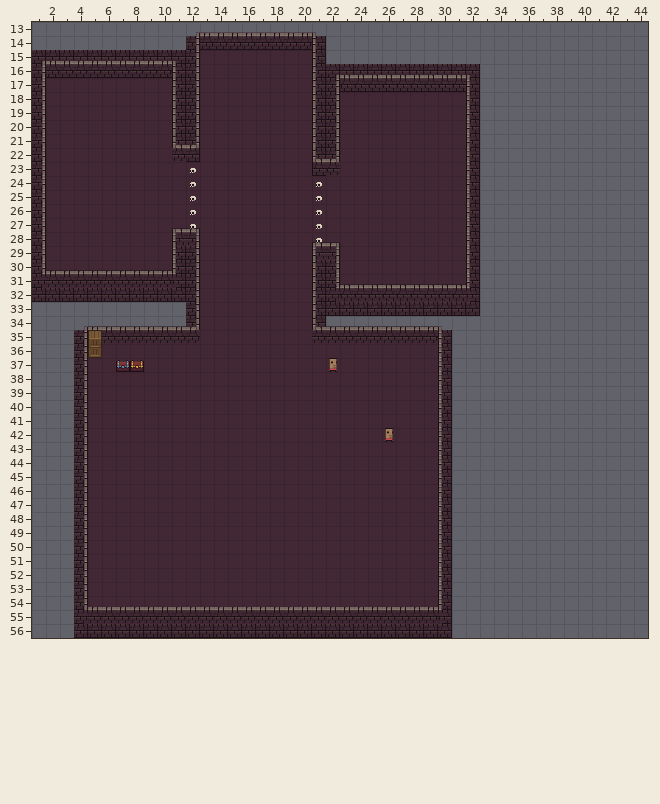
One commit to this Tiled map: Resources/maps/sample_map.tmx. That is the earlier state.
Cells are 16x16 px. Shown: x 1..44, y 13..56.
Once edited:
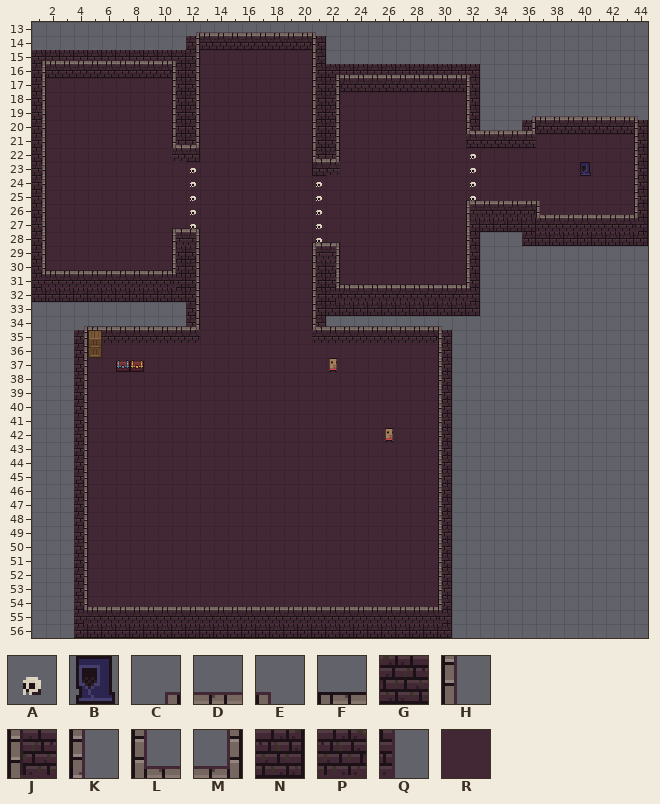
Key: from "buildings": A 49 "gate", B 149 "teleport"; from "walls": C 0, D 1, E 2, F 3, G 17 flipped left-right, H 18, J 19, K 34, L 35, M 36, N 38 "wall", P 49, Q 50, R 114.
_ is an empty cell.
Changes in this commit:
Layer "invisible":
The edit adds tile N in row 20 at x 36 and 44; in rows 21 to 26 at x 44; in row 27 at x 33 to 36 and 44; in row 28 at x 36 to 44.
Tile N is removed in rows 22 to 26 at x 32.
Layer "bg":
The edit adds tile C in row 19 at x 36.
The edit adds tile D in row 19 at x 37 to 43; in row 20 at x 33 to 35.
The edit adds tile E in row 19 at x 44.
The edit adds tile G in row 20 at x 37 to 43; in row 21 at x 32 to 36.
The edit adds tile H in rows 20 to 27 at x 44.
The edit adds tile L in row 20 at x 32.
The edit adds tile M in row 20 at x 36.
The edit adds tile R in row 21 at x 37 to 43; in rows 22 to 25 at x 32 to 43; in row 26 at x 37 to 43.
Layer "building-bg":
The edit adds tile A in rows 22 to 25 at x 32.
The edit adds tile B in row 23 at x 40.
Layer "fg":
The edit adds tile D in row 25 at x 33 to 36; in row 26 at x 38 to 43.
The edit adds tile E in row 25 at x 37.
Tile K gives way to tile F in row 25 at x 32.
Tile K gives way to tile J in row 26 at x 32.
The edit adds tile L in row 26 at x 37.
The edit adds tile P in row 26 at x 33 to 36; in row 27 at x 37 to 43.
The edit adds tile Q in row 27 at x 44.
Tile K is removed in rows 20 to 24 at x 32.
Where, in picture pixels (left, top, right, bottom), the same in both pictures:
changed: (466, 116, 648, 246)
